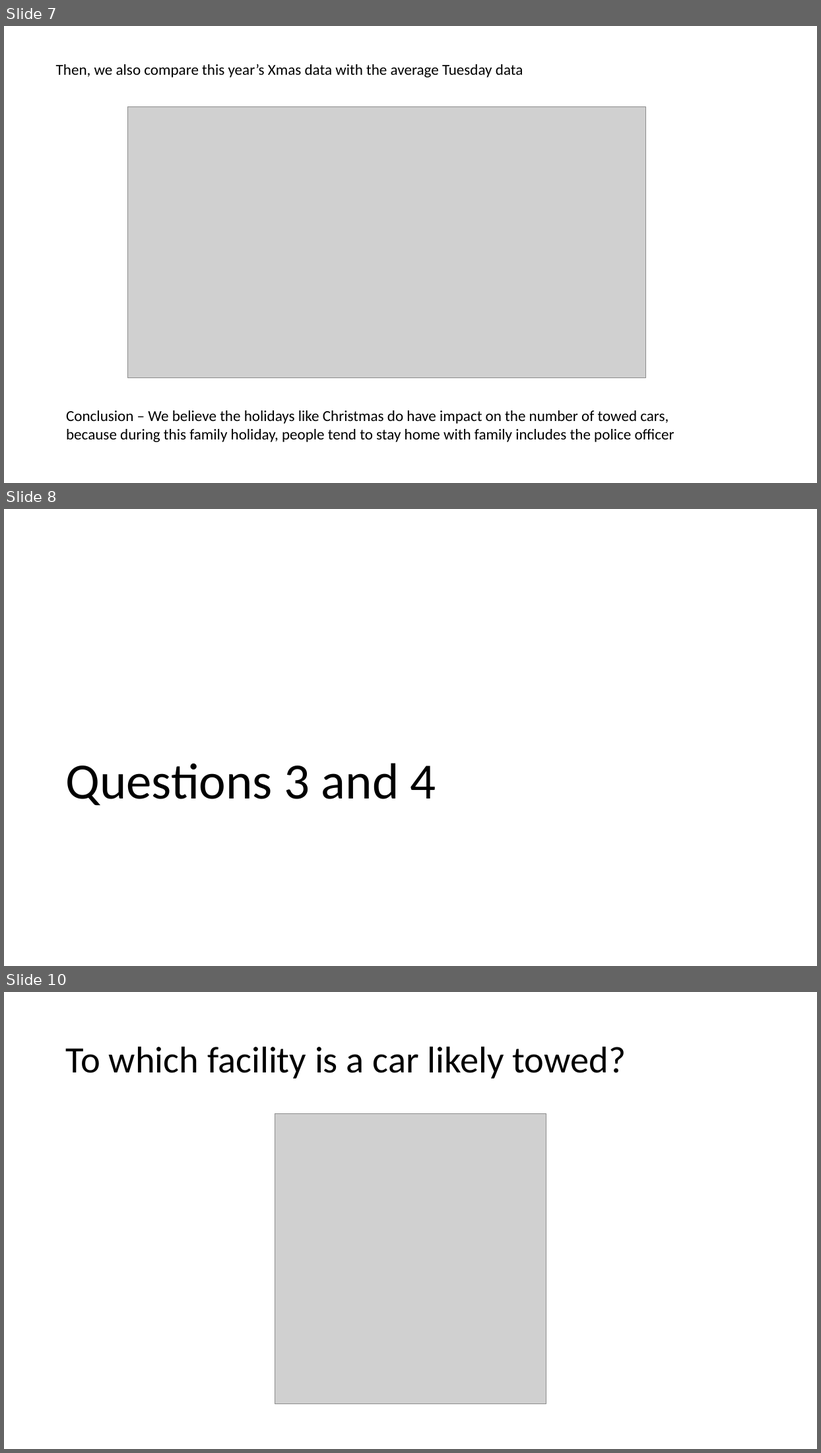
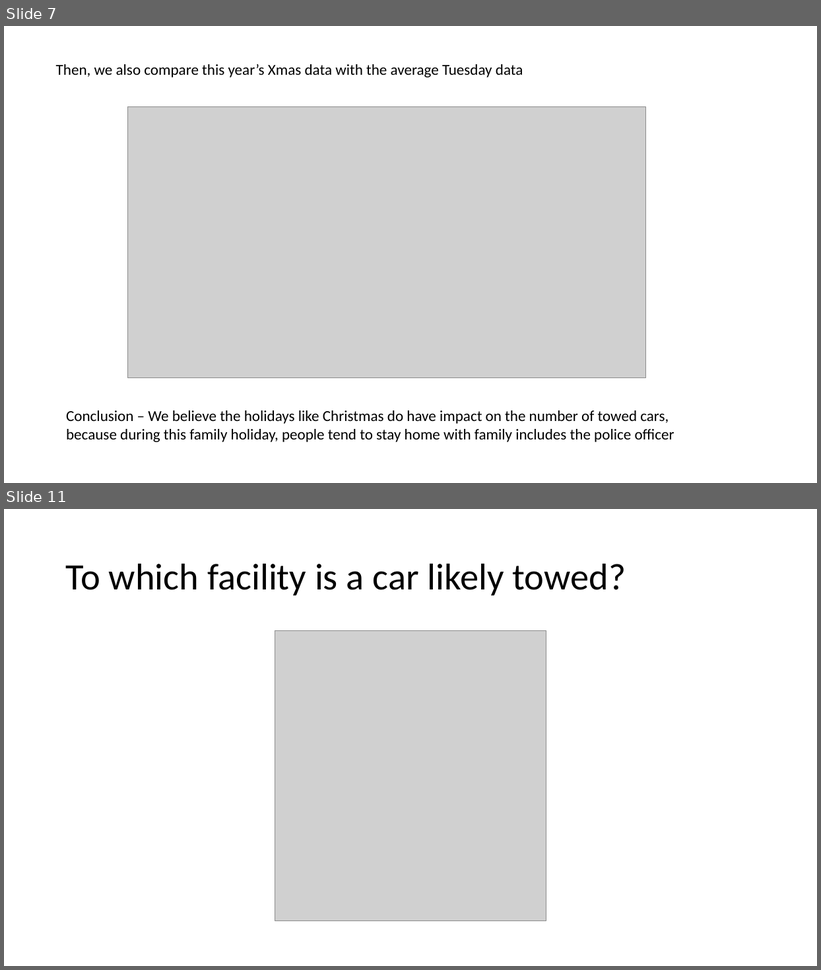
Before and after one commit to yegeyang/Project_1, a slide deck: Project1.pptx. Shown one above the other, each under a label of ours: slides 7, 8 and 10 before the commit, slides 7 and 11 after it; the slides between them are not shown. The pictures are 821x1453 and 821x970 pixels, drawn with LibreOffice and Linux fonts; fonts in the diff are those of the drawing; grey boxes stand for pictures. Boxes give left, top, right and bottom in pixels: in the first picture for what was removed or moved away, otherwise in the second. Text is boxed around its words. In the diff, an @@ line names an element or a change of style, - is before the commit and + after.

```diff
--- a/Project1.pptx
+++ b/Project1.pptx
@@ slide 8 removed at (x1=4, y1=509, x2=817, y2=966), background #FFFFFF @@
@@ title removed at (x1=65, y1=763, x2=436, y2=806) @@
-Questions 3 and 4
@@ what was slide 10 is now slide 11 @@
```
Also in this commit, not shown: 1 slide changed, 3 slides added, 1 other slide removed, 1 other file.
